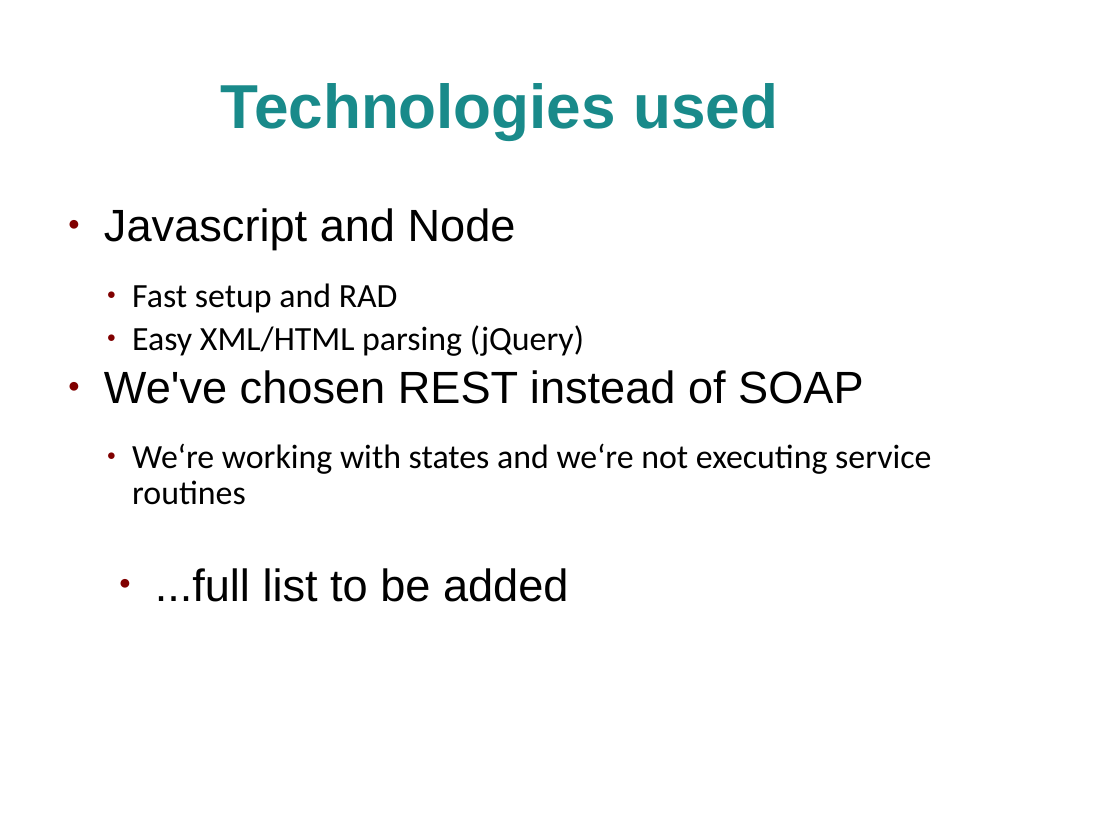
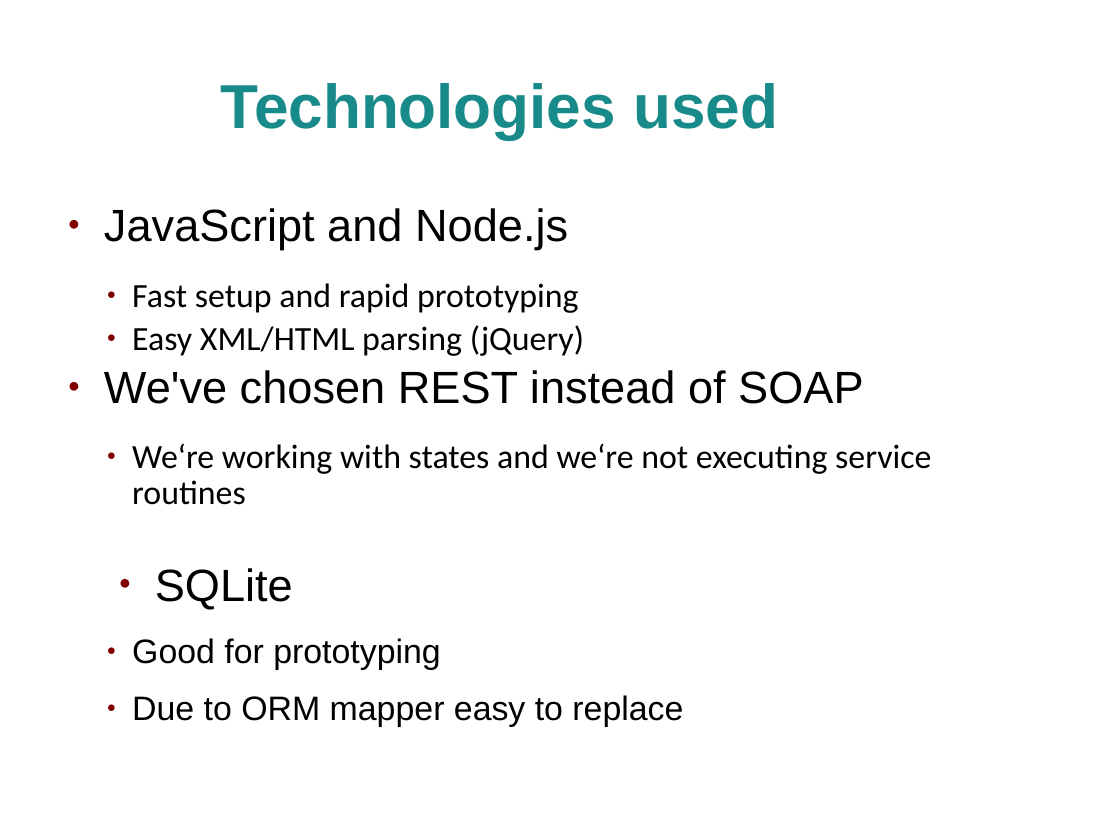
Before and after one commit to schlingel/aic_topic2_2013, a slide deck: slide 5 of presentation/midterm_presentation.odp. Drawn at 1120x840 pixels with LibreOffice and Linux fonts; fonts in the diff are those of the drawing; background and template pictures are left out. Boxes give left, top, right and bottom in pixels: in the first picture for what was removed or moved away, otherwise in the second. Text is boxed around its words. In the diff, an @@ line names an element or a change of style, - is before the commit and + after.

Commit message:
Finished tech. description

```diff
--- a/presentation/midterm_presentation.odp
+++ b/presentation/midterm_presentation.odp
@@ text at [104, 208, 579, 313]: text changed; size 32 to 24 pt; font Arial to Calibri @@
-● Javascript and Node
-  ● Fast setup and RAD
+● JavaScript and Node.js
+  ● Fast setup and rapid prototyping
@@ text at [132, 568, 683, 727]: text changed; size 32 to 24 pt @@
-● ...full list to be added
+● SQLite
+  ● Good for prototyping
+  ● Due to ORM mapper easy to replace
```
